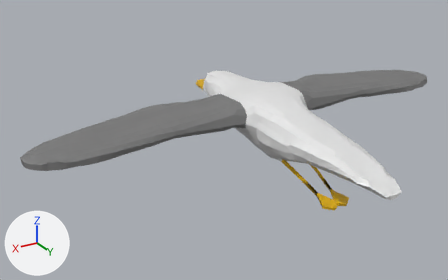
What one commit did to the FBX model gfx/FBX files/gull.fbx.
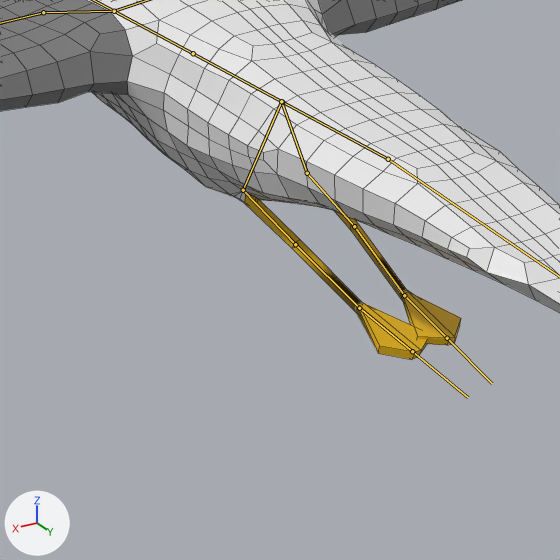
Each version appears first whole from a 50 mm camera at (0.744, 0.945, 0.495) aimed at (0.1, -0.128, -0.041), and next in a close-up on the part from 46% to 85% of the width and 35% to 97% of the height. The lights are fixed; the arrows at lower left show +X, +Y and +Z. Both versions are drawn at frame 1 of the action 'Gull_armature|FlyingIdle'; the numbers are the values there. The bones that bend it are drawn over the model as lines in the close-ups. The close-ups show mesh edges as thin lines.

The first close-up shows 'Gull_rigged'.
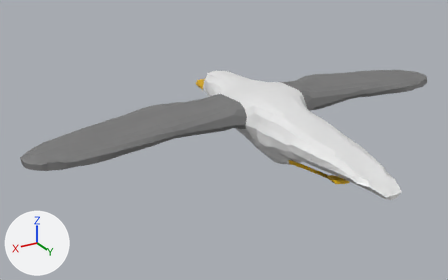
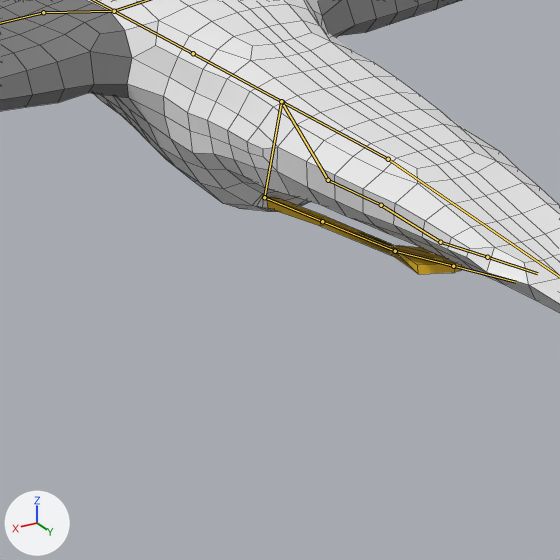
Pixel boxes [x1, y1, x2, y2] of what changed, in the close-ups (560 x 560 px):
'Gull_rigged', posed: before [0, 0, 560, 360]; after [0, 0, 560, 313]
bone 'Pelvis_R', root to tip: before (281, 101) to (307, 173); after (281, 101) to (328, 180)
bone 'Pelvis_L', root to tip: before (281, 101) to (243, 190); after (281, 101) to (264, 197)

The edits, one by one:
Bone 'Pelvis_R' (bone_pelvis_r) turns from (0, 0, 0) to (-21, -9, 2) degrees about its own x, y and z.
Bone 'Pelvis_L' (bone_pelvis_l) turns from (0, 0, 0) to (-21, 9, -2) degrees about its own x, y and z.
